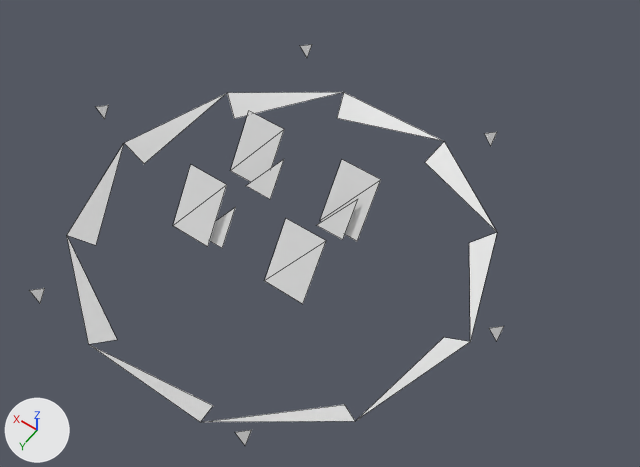
What one commit did to the OBJ model GameData/Meshes/Stations/korath/supply_depot.obj.
Both versions are drawn from a 50 mm lens placed at (-7.38, 8.95, 15.17), pointed at (-0.94, -0.06, 1.01). Arrows for +X, +Y and +Z are at lower left; the lights stay in place. The picture after the commit comes second. Mesh edges are drawn as thin lines. Where no turn or scale is listed for an object, it has been applied to the vertices. Vertices at exactly the same position are counted once.

The first picture shows 'supply_depot'.
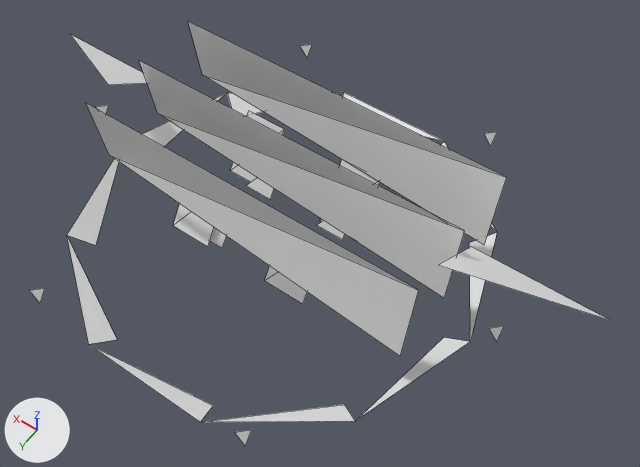
The newer file is also rescaled (x1.066) as a whole; pictures and numbers use the older file's frame.

Patch to the scene script:
```diff
--- a/GameData/Meshes/Stations/korath/supply_depot.obj.py
+++ b/GameData/Meshes/Stations/korath/supply_depot.obj.py
@@ me_supply_depot @@
 # used by ob_supply_depot; location = (0.0, 0.0, 0.0)
 # verts and faces of me_supply_depot; kept vertices keep their numbers, new ones are numbered from 67
-me_supply_depot.from_pydata(...)  # 67 vertices, 28 faces; spans x -5.04..5.25, y -4.57..4.36, z 0.0..1.26
+me_supply_depot.from_pydata(...)  # 85 vertices, 36 faces; spans x -6.65..6.65, y -4.57..4.36, z 0.0..2.94
+# me_supply_depot part 1
+verts[67] = (-3.85, 1.19, 2.94)  # pixel (418, 290)
+verts[68] = (-3.85, -0.35, 2.94)  # pixel (464, 230)
+verts[69] = (-3.85, -1.89, 2.94)  # pixel (506, 177)
+for new, old in zip([70, 71, 72], [67, 68, 69]): verts[new] = verts[old] + (0.0, 0.35, -1.68)
+for new, old in zip([73, 74, 75], [70, 71, 72]): verts[new] = verts[old] + (7.7, -0.56, 0.0)
+for new, old in zip([76, 77, 78], [73, 74, 75]): verts[new] = verts[old] + (0.0, 0.21, 1.68)
+verts[79] = (-6.65, -0.84, 1.96)
+verts[80] = (-3.85, -0.84, 1.96)  # pixel (471, 246)
+verts[81] = (-3.85, 0.56, 2.94)  # pixel (438, 265)
+verts[82] = (3.85, -0.84, 1.96)
+verts[83] = (6.65, -0.84, 1.96)  # pixel (69, 33)
+verts[84] = (3.85, 0.56, 2.94)  # pixel (108, 84)
+faces += [(67, 70, 73), (67, 73, 76), (68, 71, 74), (68, 74, 77), (69, 72, 75), (69, 75, 78)]
+faces += [(79, 80, 81), (82, 83, 84)]
```

Where the change shows, as pixel boxes (x1, y1, x2, y2) in the pictures (640 x 467 px):
'supply_depot', reshaped (22% wider)
    before: (29, 45, 504, 446)
    after: (29, 22, 609, 446)
part 1 of me_supply_depot, added
    after: (70, 22, 609, 356)
